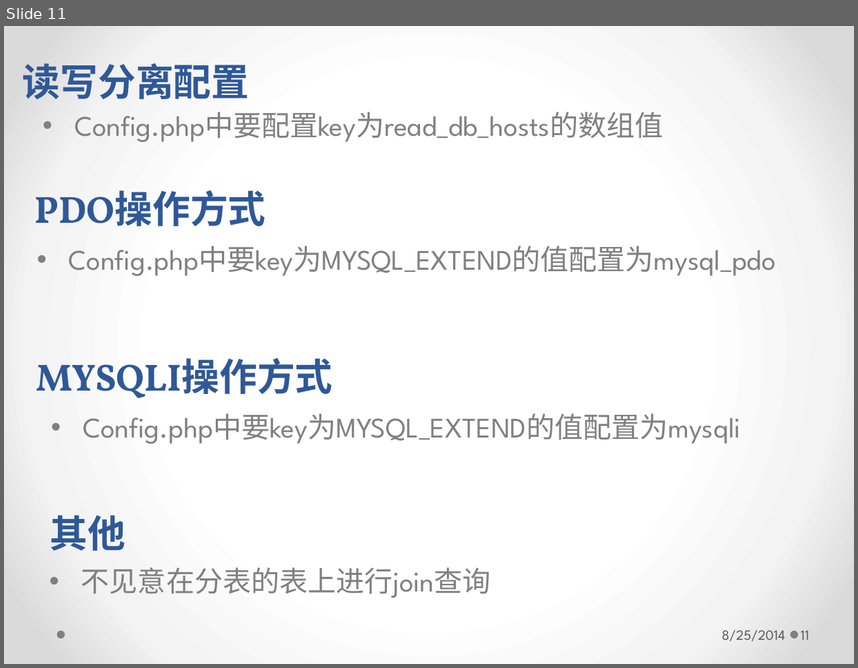
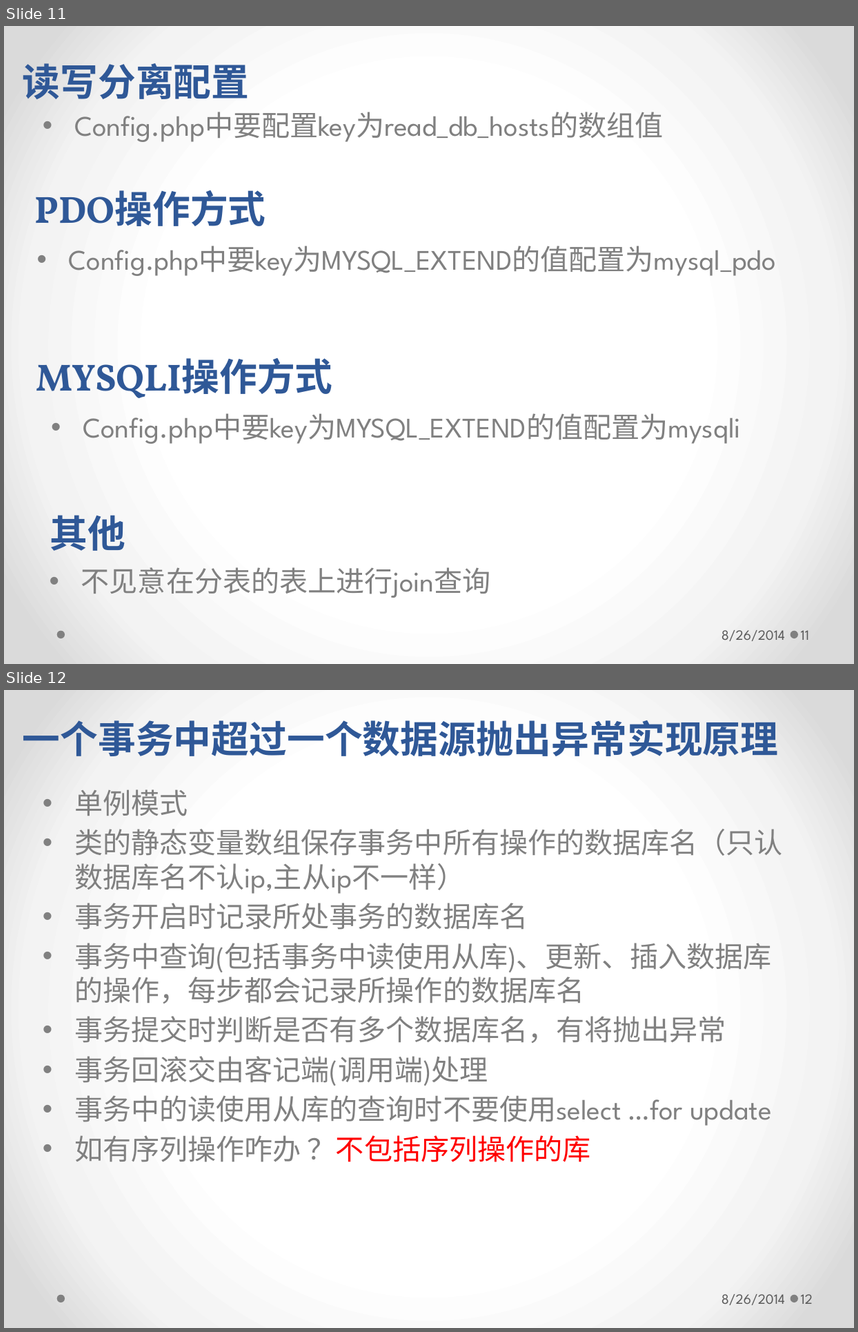
Before and after one commit to longhaisheng/dbroute, a slide deck: dbroute.pptx. Shown one above the other, each under a label of ours: slide 11 before the commit, slides 11 and 12 after it. The pictures are 858x668 and 858x1332 pixels, drawn with LibreOffice and Linux fonts; fonts in the diff are those of the drawing. Boxes give left, top, right and bottom in pixels: in the first picture for what was removed or moved away, otherwise in the second. Text is boxed around its words. In the diff, an @@ line names an element or a change of style, - is before the commit and + after.

```diff
--- a/dbroute.pptx
+++ b/dbroute.pptx
@@ slide 12 added at (x1=4, y1=690, x2=854, y2=1328), background gradient #FFFFFF to #F4F4F4 to #DADADA; not listed: 2 template elements that a slide beside it also shows @@
@@ text added at (x1=23, y1=720, x2=778, y2=756), 32 pt, text #2F5897, bold @@
+一个事务中超过一个数据源抛出异常实现原理
@@ text added at (x1=74, y1=789, x2=783, y2=1162), 24 pt, text #808080 @@
+• 单例模式
+• 类的静态变量数组保存事务中所有操作的数据库名（只认数据库名不认ip,主从ip不一样）
+• 事务开启时记录所处事务的数据库名
+• 事务中查询(包括事务中读使用从库)、更新、插入数据库的操作，每步都会记录所操作的数据库名
+• 事务提交时判断是否有多个数据库名，有将抛出异常
+• 事务回滚交由客记端(调用端)处理
+• 事务中的读使用从库的查询时不要使用select …for update
+• 如有序列操作咋办 ？不包括序列操作的库
@@ text added at (x1=722, y1=1294, x2=785, y2=1305), 12 pt, text #595959 @@
+8/26/2014
@@ page number added at (x1=801, y1=1294, x2=813, y2=1303), 12 pt, text #595959 @@
+12
@@ slide 11 changed as well @@
@@ text at (x1=722, y1=630, x2=785, y2=641): text changed @@
-8/25/2014
+8/26/2014
```
Also in this commit, not shown: 12 other slides changed, 6 other slides added.
